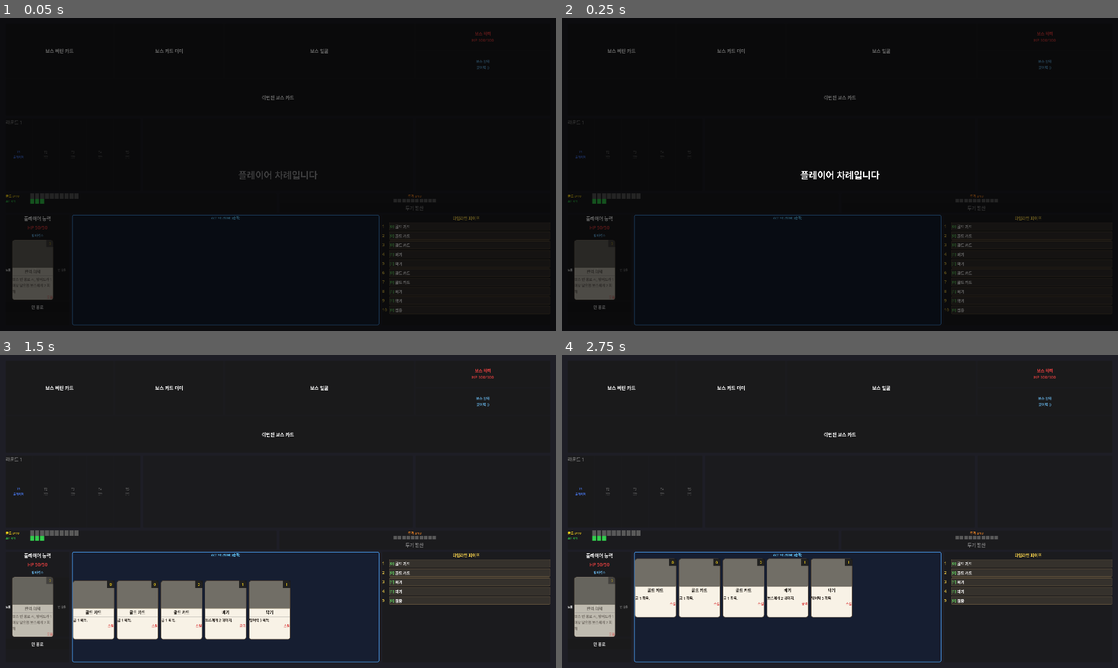
Above: before the commit, frames 1-4 (two rows, left to right).
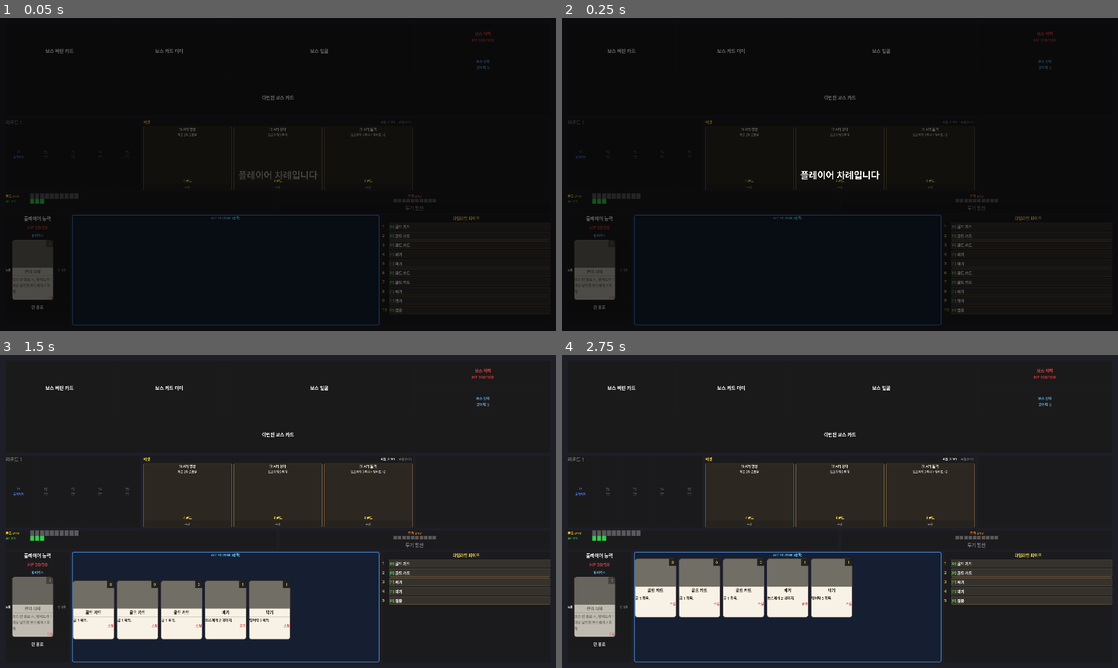
Above: after the commit, the same moments.

Repository: Bobby-Kang/boss-raid-card-game
Game: Godot game, scene res://scenes/main/main_scene.tscn
Same seed, same stepped clock (60 frames per second), same inputs: the game is played once before the commit and once after it.
Inputs (mouse positions are in pixels of both pictures, inside the frame that each line leads up to):
- Up to frame 1 (0.05 s): no input
- Up to frame 2 (0.25 s): no input
- Up to frame 3 (1.5 s): tap Enter at 0.5 s; tap Space at 1.25 s
- Up to frame 4 (2.75 s): click (951, 458) at 2 s, where only the run after the commit has a clickable "리롤 (3 AP)"

The runs differ from the first frame. In frame 1, 0.3% of the frame differs, in the area x 25-75%, y 32-55%; in frame 2, 0.3%; in frame 3, 0.4%, in the area x 25-75%, y 32-56%; in frame 4, 0.4%.

Commit message:
feat: 라운드 마켓 시스템 구현 — 전사 카드 풀 4종
- 라운드 시작 시 card_pool에서 무작위 3장 진열
- 카드별 고정 골드 가격, 구매 즉시 파이프 맨 뒤에 추가
- 리롤: AP 3 또는 골드 3 (플레이어 턴 한정, 횟수 제한 없음)
- 전사 마켓 풀: 강타(4G/5피해), 굳건한 방패(3G/방어 5),
  돌격(4G/3피해+방어 2), 명상(4G/2장 드로우)
- 보스 턴/턴 종료 시 모든 마켓 버튼 자동 비활성

CardData.gold_cost 필드 추가, MarketPanel은 PanelContainer 확장.
GameContext와 분리된 직업 비의존 UI 컴포넌트.

Co-Authored-By: Claude Opus 4.6 <noreply@anthropic.com>

Diff:
--- /dev/null
+++ b/resources/cards/warrior/market/market_bulwark.tres
@@ -0,0 +1,18 @@
+[gd_resource type="Resource" script_class="CardData" format=3]
+
+[ext_resource type="Script" path="res://scripts/cards/card_data.gd" id="1_script"]
+[ext_resource type="Script" path="res://scripts/cards/effects/card_effect.gd" id="2_base"]
+[ext_resource type="Script" path="res://scripts/cards/effects/block_effect.gd" id="3_block"]
+
+[sub_resource type="Resource" id="Effect_block"]
+script = ExtResource("3_block")
+value = 5
+
+[resource]
+script = ExtResource("1_script")
+card_name = "굳건한 방패"
+cost = 1
+gold_cost = 3
+description = "방어도 +5"
+card_type = 1
+effects = Array[ExtResource("2_base")]([SubResource("Effect_block")])
--- /dev/null
+++ b/resources/cards/warrior/market/market_charge.tres
@@ -0,0 +1,23 @@
+[gd_resource type="Resource" script_class="CardData" format=3]
+
+[ext_resource type="Script" path="res://scripts/cards/card_data.gd" id="1_script"]
+[ext_resource type="Script" path="res://scripts/cards/effects/card_effect.gd" id="2_base"]
+[ext_resource type="Script" path="res://scripts/cards/effects/damage_effect.gd" id="3_damage"]
+[ext_resource type="Script" path="res://scripts/cards/effects/block_effect.gd" id="4_block"]
+
+[sub_resource type="Resource" id="Effect_damage"]
+script = ExtResource("3_damage")
+value = 3
+
+[sub_resource type="Resource" id="Effect_block"]
+script = ExtResource("4_block")
+value = 2
+
+[resource]
+script = ExtResource("1_script")
+card_name = "돌격"
+cost = 1
+gold_cost = 4
+description = "보스에게 3 피해 + 방어도 +2"
+card_type = 0
+effects = Array[ExtResource("2_base")]([SubResource("Effect_damage"), SubResource("Effect_block")])
--- /dev/null
+++ b/resources/cards/warrior/market/market_meditation.tres
@@ -0,0 +1,18 @@
+[gd_resource type="Resource" script_class="CardData" format=3]
+
+[ext_resource type="Script" path="res://scripts/cards/card_data.gd" id="1_script"]
+[ext_resource type="Script" path="res://scripts/cards/effects/card_effect.gd" id="2_base"]
+[ext_resource type="Script" path="res://scripts/cards/effects/draw_effect.gd" id="3_draw"]
+
+[sub_resource type="Resource" id="Effect_draw"]
+script = ExtResource("3_draw")
+value = 2
+
+[resource]
+script = ExtResource("1_script")
+card_name = "명상"
+cost = 0
+gold_cost = 4
+description = "카드 2장 드로우"
+card_type = 1
+effects = Array[ExtResource("2_base")]([SubResource("Effect_draw")])
--- /dev/null
+++ b/resources/cards/warrior/market/market_strike.tres
@@ -0,0 +1,18 @@
+[gd_resource type="Resource" script_class="CardData" format=3]
+
+[ext_resource type="Script" path="res://scripts/cards/card_data.gd" id="1_script"]
+[ext_resource type="Script" path="res://scripts/cards/effects/card_effect.gd" id="2_base"]
+[ext_resource type="Script" path="res://scripts/cards/effects/damage_effect.gd" id="3_damage"]
+
+[sub_resource type="Resource" id="Effect_damage"]
+script = ExtResource("3_damage")
+value = 5
+
+[resource]
+script = ExtResource("1_script")
+card_name = "강타"
+cost = 2
+gold_cost = 4
+description = "보스에게 5 피해"
+card_type = 0
+effects = Array[ExtResource("2_base")]([SubResource("Effect_damage")])
--- a/scenes/main/main_scene.tscn
+++ b/scenes/main/main_scene.tscn
@@ -5,6 +5,12 @@
 [ext_resource type="PackedScene" path="res://scenes/ui/end_turn_overlay.tscn" id="3_overlay"]
 [ext_resource type="PackedScene" path="res://scenes/ui/phase_banner.tscn" id="4_banner"]
 [ext_resource type="Script" uid="uid://ccs458o56bs1t" path="res://scripts/ui/drop_zone.gd" id="5_dropzone"]
+[ext_resource type="Script" path="res://scripts/ui/market_panel.gd" id="6_market"]
+[ext_resource type="Script" uid="uid://csn4ue6t4ruvd" path="res://scripts/cards/card_data.gd" id="6b_card_data"]
+[ext_resource type="Resource" path="res://resources/cards/warrior/market/market_strike.tres" id="7_m_strike"]
+[ext_resource type="Resource" path="res://resources/cards/warrior/market/market_bulwark.tres" id="8_m_bulwark"]
+[ext_resource type="Resource" path="res://resources/cards/warrior/market/market_charge.tres" id="9_m_charge"]
+[ext_resource type="Resource" path="res://resources/cards/warrior/market/market_meditation.tres" id="10_m_meditation"]
 
 [sub_resource type="StyleBoxFlat" id="StyleBoxFlat_active"]
 bg_color = Color(0.08, 0.12, 0.2, 0.85)
@@ -174,9 +180,12 @@
 layout_mode = 2
 
 [node name="MarketPanel" type="PanelContainer" parent="BattleField/VBoxLayout/MiddleWrapper/MiddleArea" unique_id=1644372998]
+unique_name_in_owner = true
 layout_mode = 2
 size_flags_horizontal = 3
 size_flags_stretch_ratio = 0.5
+script = ExtResource("6_market")
+card_pool = Array[ExtResource("6b_card_data")]([ExtResource("7_m_strike"), ExtResource("8_m_bulwark"), ExtResource("9_m_charge"), ExtResource("10_m_meditation")])
 
 [node name="ActionLogPanel" type="PanelContainer" parent="BattleField/VBoxLayout/MiddleWrapper/MiddleArea" unique_id=1286874714]
 layout_mode = 2
--- a/scripts/cards/card_data.gd
+++ b/scripts/cards/card_data.gd
@@ -8,6 +8,7 @@
 
 @export var card_name: String = ""
 @export var cost: int = 0
+@export var gold_cost: int = 0
 @export var description: String = ""
 @export var card_type: CardType = CardType.ATTACK
 @export var artwork: Texture2D = null
--- a/scripts/main/main_scene.gd
+++ b/scripts/main/main_scene.gd
@@ -50,6 +50,9 @@
 @onready var rage_label: Label = %RageLabel
 @onready var rage_orbs: HBoxContainer = %RageOrbs
 @onready var rage_button: Button = %RageButton
+
+# 마켓 (MarketPanel — class_name 등록 race 회피 위해 PanelContainer로 타이핑)
+@onready var market_panel: PanelContainer = %MarketPanel
 
 # 카드 배열
 var hand_cards: Array[Control] = []    # 손패 (최대 5장, 사용 가능)
@@ -103,6 +106,11 @@
 	_create_rage_orbs(WarriorRageSystem.MAX_RAGE)
 	rage_button.pressed.connect(_on_rage_button_pressed)
 	_on_rage_changed(rage_system.stacks, WarriorRageSystem.MAX_RAGE)
+
+	# 라운드 마켓
+	market_panel.setup(resource_bar.ap_manager, resource_bar.gold_manager)
+	market_panel.card_purchased.connect(_on_market_card_purchased)
+	market_panel.set_player_turn(false)
 
 
 func _on_player_hp_changed(current: int, max_hp: int) -> void:
@@ -357,6 +365,8 @@
 	_update_round_label()
 	_update_turn_order_ui()
 	current_turn = 0
+	if market_panel:
+		market_panel.refresh_slots()
 	_advance_turn()
 
 
@@ -408,10 +418,14 @@
 	var messages: Array[String] = ["플레이어 차례입니다"]
 	phase_banner.show_sequence(messages)
 	await phase_banner.banner_finished
+	if market_panel:
+		market_panel.set_player_turn(true)
 	_start_player_turn()
 
 
 func _begin_boss_turn() -> void:
+	if market_panel:
+		market_panel.set_player_turn(false)
 	var messages: Array[String] = [
 		"보스 차례입니다",
 		"플레이어에게 5 피해를 입힙니다",
@@ -499,6 +513,8 @@
 	# 골드는 턴 종료 시 증발, 방어도는 라운드 종료까지 유지
 	resource_bar.gold_manager.reset()
 	end_turn_button.disabled = true
+	if market_panel:
+		market_panel.set_player_turn(false)
 	_advance_turn()
 
 
@@ -534,6 +550,19 @@
 	rage_button.disabled = stacks < max_stacks
 
 
+# === 마켓 ===
+
+func _on_market_card_purchased(card_data: CardData) -> void:
+	# 구매한 카드는 파이프 맨 뒤에 추가됨
+	var card: Control = CardScene.instantiate()
+	card.data = card_data.duplicate()
+	card.is_face_up = true
+	queue_card_holder.add_child(card)
+	card.set_active(false)
+	queue_cards.append(card)
+	_rebuild_pipe_ui()
+
+
 func _on_rage_button_pressed() -> void:
 	# 플레이어 턴일 때만 발동 가능 (턴 종료 버튼이 활성 상태 == 플레이어 턴)
 	if end_turn_button.disabled:
--- /dev/null
+++ b/scripts/ui/market_panel.gd
@@ -0,0 +1,229 @@
+class_name MarketPanel
+extends PanelContainer
+
+# 라운드 마켓
+# - 라운드 시작 시 card_pool에서 SLOT_COUNT장을 랜덤 추출해 진열
+# - 각 카드별 고정 골드 가격 (CardData.gold_cost)
+# - 리롤: AP 3 또는 Gold 3 소모 (플레이어 턴에만)
+# - 구매: 카드의 gold_cost 만큼 골드 소모, 슬롯에서 제거 후 card_purchased 시그널 emit
+# - 보스 턴에는 모든 버튼 비활성
+
+signal card_purchased(card_data: CardData)
+
+const SLOT_COUNT := 3
+const REROLL_AP_COST := 3
+const REROLL_GOLD_COST := 3
+
+@export var card_pool: Array[CardData] = []
+
+var ap_manager: ApManager
+var gold_manager: GoldManager
+var slots: Array[CardData] = []
+var is_player_turn: bool = false
+
+var _root_vbox: VBoxContainer
+var _slots_hbox: HBoxContainer
+var _reroll_ap_button: Button
+var _reroll_gold_button: Button
+var _slot_widgets: Array = []  # Array of dictionaries {root, name_lbl, desc_lbl, cost_lbl, buy_btn}
+
+
+func _ready() -> void:
+	_build_ui()
+
+
+func setup(ap_mgr: ApManager, gold_mgr: GoldManager) -> void:
+	ap_manager = ap_mgr
+	gold_manager = gold_mgr
+	if gold_manager:
+		gold_manager.gold_changed.connect(_on_gold_changed)
+	if ap_manager:
+		ap_manager.ap_changed.connect(_on_ap_changed)
+
+
+func refresh_slots() -> void:
+	slots.clear()
+	if card_pool.is_empty():
+		_render_slots()
+		return
+	var pool := card_pool.duplicate()
+	pool.shuffle()
+	var n := mini(SLOT_COUNT, pool.size())
+	for i in range(n):
+		slots.append(pool[i])
+	_render_slots()
+
+
+func set_player_turn(value: bool) -> void:
+	is_player_turn = value
+	_refresh_button_states()
+
+
+# === UI 빌드 ===
+
+func _build_ui() -> void:
+	_root_vbox = VBoxContainer.new()
+	_root_vbox.add_theme_constant_override("separation", 4)
+	add_child(_root_vbox)
+
+	# 헤더
+	var header := HBoxContainer.new()
+	header.add_theme_constant_override("separation", 6)
+	_root_vbox.add_child(header)
+
+	var title := Label.new()
+	title.text = "마켓"
+	title.add_theme_font_size_override("font_size", 13)
+	title.add_theme_color_override("font_color", Color(1, 0.85, 0.3, 1))
+	title.size_flags_horizontal = Control.SIZE_EXPAND_FILL
+	header.add_child(title)
+
+	_reroll_ap_button = Button.new()
+	_reroll_ap_button.text = "리롤 (3 AP)"
+	_reroll_ap_button.add_theme_font_size_override("font_size", 10)
+	_reroll_ap_button.pressed.connect(_on_reroll_ap_pressed)
+	header.add_child(_reroll_ap_button)
+
+	_reroll_gold_button = Button.new()
+	_reroll_gold_button.text = "리롤 (3 G)"
+	_reroll_gold_button.add_theme_font_size_override("font_size", 10)
+	_reroll_gold_button.pressed.connect(_on_reroll_gold_pressed)
+	header.add_child(_reroll_gold_button)
+
+	# 슬롯 영역
+	_slots_hbox = HBoxContainer.new()
+	_slots_hbox.add_theme_constant_override("separation", 6)
+	_slots_hbox.size_flags_horizontal = Control.SIZE_EXPAND_FILL
+	_slots_hbox.size_flags_vertical = Control.SIZE_EXPAND_FILL
+	_root_vbox.add_child(_slots_hbox)
+
+	for i in range(SLOT_COUNT):
+		_slot_widgets.append(_build_slot_widget(i))
+
+
+func _build_slot_widget(index: int) -> Dictionary:
+	var slot := PanelContainer.new()
+	slot.size_flags_horizontal = Control.SIZE_EXPAND_FILL
+	slot.size_flags_vertical = Control.SIZE_EXPAND_FILL
+
+	var style := StyleBoxFlat.new()
+	style.bg_color = Color(0.18, 0.16, 0.13, 0.9)
+	style.border_color = Color(0.55, 0.45, 0.3, 1)
+	style.set_border_width_all(1)
+	style.set_corner_radius_all(4)
+	slot.add_theme_stylebox_override("panel", style)
+
+	_slots_hbox.add_child(slot)
+
+	var vbox := VBoxContainer.new()
+	vbox.add_theme_constant_override("separation", 2)
+	slot.add_child(vbox)
+
+	var name_lbl := Label.new()
+	name_lbl.add_theme_font_size_override("font_size", 12)
+	name_lbl.add_theme_color_override("font_color", Color(1, 0.95, 0.85, 1))
+	name_lbl.horizontal_alignment = HORIZONTAL_ALIGNMENT_CENTER
+	vbox.add_child(name_lbl)
+
+	var desc_lbl := Label.new()
+	desc_lbl.add_theme_font_size_override("font_size", 10)
+	desc_lbl.add_theme_color_override("font_color", Color(0.85, 0.85, 0.85, 1))
+	desc_lbl.horizontal_alignment = HORIZONTAL_ALIGNMENT_CENTER
+	desc_lbl.autowrap_mode = TextServer.AUTOWRAP_WORD_SMART
+	desc_lbl.size_flags_vertical = Control.SIZE_EXPAND_FILL
+	vbox.add_child(desc_lbl)
+
+	var cost_lbl := Label.new()
+	cost_lbl.add_theme_font_size_override("font_size", 11)
+	cost_lbl.add_theme_color_override("font_color", Color(1, 0.85, 0.3, 1))
+	cost_lbl.horizontal_alignment = HORIZONTAL_ALIGNMENT_CENTER
+	vbox.add_child(cost_lbl)
+
+	var buy_btn := Button.new()
+	buy_btn.text = "구매"
+	buy_btn.add_theme_font_size_override("font_size", 10)
+	buy_btn.pressed.connect(func() -> void: _on_buy_pressed(index))
+	vbox.add_child(buy_btn)
+
+	return {
+		"root": slot,
+		"name_lbl": name_lbl,
+		"desc_lbl": desc_lbl,
+		"cost_lbl": cost_lbl,
+		"buy_btn": buy_btn,
+	}
+
+
+# === 렌더링 ===
+
+func _render_slots() -> void:
+	for i in range(SLOT_COUNT):
+		var widget: Dictionary = _slot_widgets[i]
+		if i < slots.size():
+			var card_data: CardData = slots[i]
+			widget.root.visible = true
+			widget.name_lbl.text = "[%d AP] %s" % [card_data.cost, card_data.card_name]
+			widget.desc_lbl.text = card_data.get_description_text()
+			widget.cost_lbl.text = "%d 골드" % card_data.gold_cost
+			widget.buy_btn.text = "구매"
+		else:
+			widget.root.visible = false
+	_refresh_button_states()
+
+
+func _refresh_button_states() -> void:
+	var has_ap := ap_manager != null and ap_manager.has(REROLL_AP_COST)
+	var has_gold := gold_manager != null and gold_manager.current >= REROLL_GOLD_COST
+
+	_reroll_ap_button.disabled = not is_player_turn or not has_ap
+	_reroll_gold_button.disabled = not is_player_turn or not has_gold
+
+	for i in range(SLOT_COUNT):
+		var widget: Dictionary = _slot_widgets[i]
+		if i >= slots.size():
+			continue
+		var card_data: CardData = slots[i]
+		var afford := gold_manager != null and gold_manager.current >= card_data.gold_cost
+		widget.buy_btn.disabled = not is_player_turn or not afford
+
+
+# === 핸들러 ===
+
+func _on_reroll_ap_pressed() -> void:
+	if not is_player_turn or ap_manager == null:
+		return
+	if not ap_manager.has(REROLL_AP_COST):
+		return
+	ap_manager.spend(REROLL_AP_COST)
+	refresh_slots()
+
+
+func _on_reroll_gold_pressed() -> void:
+	if not is_player_turn or gold_manager == null:
+		return
+	if gold_manager.current < REROLL_GOLD_COST:
+		return
+	gold_manager.spend(REROLL_GOLD_COST)
+	refresh_slots()
+
+
+func _on_buy_pressed(index: int) -> void:
+	if not is_player_turn:
+		return
+	if index < 0 or index >= slots.size():
+		return
+	var card_data: CardData = slots[index]
+	if gold_manager == null or gold_manager.current < card_data.gold_cost:
+		return
+	gold_manager.spend(card_data.gold_cost)
+	slots.remove_at(index)
+	card_purchased.emit(card_data)
+	_render_slots()
+
+
+func _on_gold_changed(_current: int, _max_value: int) -> void:
+	_refresh_button_states()
+
+
+func _on_ap_changed(_current: int, _max_value: int) -> void:
+	_refresh_button_states()
Not shown, added: scripts/ui/market_panel.gd.uid
Not shown, changed: CLAUDE.md
Not shown, changed: GDD.md
Not shown, changed: GDD_warrior.md
